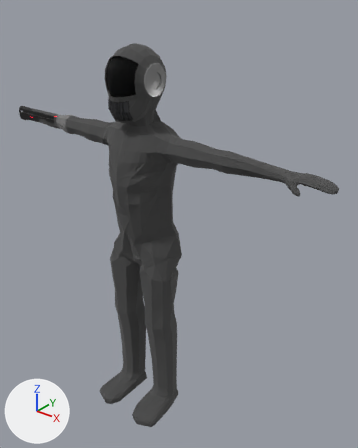
The Blender file Character/Character.blend, before and after one commit.
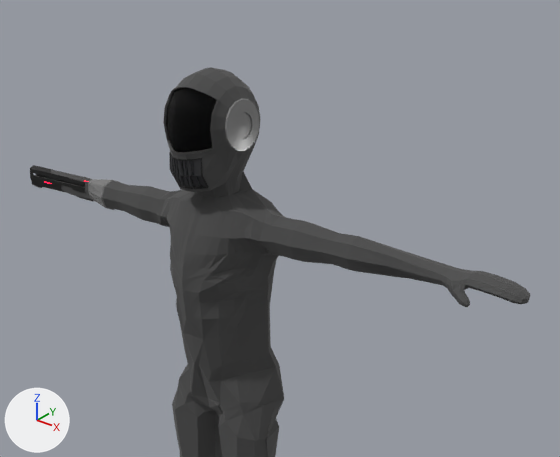
The first picture shows the older version from a 50 mm camera at (3.72, -3.93, 5.31) aimed at (0.35, 0.29, 2.7). The close-ups show both versions on the part from 0% to 100% of the width and 0% to 65% of the height of that picture; other places that the commit changed are outside them. The lights are fixed; the arrows at lower left show +X, +Y and +Z.

Objects in the first close-up: 'Character'.
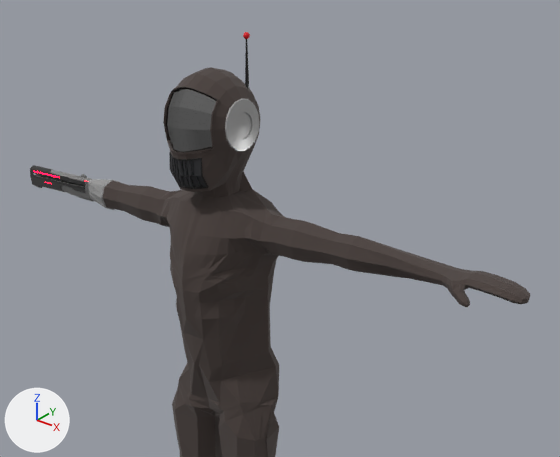
The newer file is also turned or shifted as a whole; pictures and numbers use the older file's frame.

Edits to the bpy script that builds the scene:
```text
Change mat_suit:
    mat_suit.base_color: (0.0704, 0.0704, 0.0704) -> (0.0701, 0.0523, 0.0469)  # dark grey #4b4b4b -> dark grey #4b413d
Change mat_visor:
    where n1 = _N.new('ShaderNodeBsdfGlass'); n1.name = 'Glass BSDF'
    n1.inputs[2].default_value: 1.45 -> 374.6  # 'IOR'
Change mat_metal:
    mat_metal.base_color: (0.259, 0.259, 0.259) -> (0.419, 0.419, 0.419)  # grey #8b8b8b -> grey #adadad
Change mat_gun_metal__2:
    add mat_gun_metal__2.sheen_weight = 0.2
Add mat_antenna:
    mat_antenna = principled_material('Antenna')
    mat_antenna.base_color = (0.0, 0.0, 0.0)  # black #000000
Add mat_antenna_ball:
    mat_antenna_ball = principled_material('Antenna Ball')
    mat_antenna_ball.base_color = (0.8, 0.0, 0.0106)  # red #e7001a
Add mat_gun_metal__1:
    mat_gun_metal__1 = principled_material('Gun Metal #1')
    mat_gun_metal__1.base_color = (0.27, 0.27, 0.27)  # grey #8e8e8e
    mat_gun_metal__1.metallic = 1.0
    mat_gun_metal__1.roughness = 0.604
    mat_gun_metal__1.sheen_weight = 0.2
Change me_sphere_001:
    used by ob_character; location = (0.0, 0.058, 2.375)
    remove me_sphere_001.from_pydata(...)  # 5552 vertices, 5256 faces, 13 loose edges; spans x -2.25..2.3, y -0.61..0.29, z -2.35..2.39
    add me_sphere_001.from_pydata(...)  # 6328 vertices, 6132 faces, 14 loose edges; spans x -2.25..2.3, y -0.61..0.29, z -2.35..2.6
    me_sphere_001 part 1: a new loose piece of 143 vertices spanning x 0.17..0.19, y 0.08..0.11, z 2.28..2.57, in mat_antenna (black #000000)
    me_sphere_001 part 2: 11 vertices moved from x -2.25..-1.44, y -0.05..0.04, z 1.28..1.42 to x -2.25..-1.44, y -0.04..0.04, z 1.28..1.42; 235 vertices removed from x -2.25..-1.44, y -0.05..0.03, z 1.24..1.43; 298 vertices added at x -2.25..-1.43, y -0.04..0.04, z 1.27..1.45
    me_sphere_001 part 3: 89 vertices added at x 0.15..0.21, y 0.04..0.15, z 2.22..2.31
    me_sphere_001 part 4: 10 vertices moved from x -0.47..0.46, y -0.19..0.14, z -0.52..0.03 to x -0.46..0.45, y -0.18..0.13, z -0.52..0.06; 6 vertices removed from x -0.15..0.15, y -0.25..-0.23, z -0.1..-0.05; 5 vertices added at x -0.15..0.15, y -0.29..-0.22, z -0.12..-0.05
    me_sphere_001 part 5: 547 faces spanning x -2.25..-1.44, y -0.04..0.04, z 1.24..1.43 switch from mat_suit (dark grey #4b4b4b) to mat_gun_metal__1 (grey #8e8e8e)
    add me_sphere_001.materials.append(mat_antenna)  # black #000000
    add me_sphere_001.materials.append(mat_antenna_ball)  # red #e7001a
```

Boxes (x1, y1, x2, y2) around the edits, measured in the close-ups (560 x 457 px; the box of a moved part takes in the faces that stretch with it):
'Character', recoloured, surface changed, reshaped: before (30, 67, 530, 457); after (30, 32, 530, 457)
part 1 of me_sphere_001, added: after (245, 39, 249, 84)
part 2 of me_sphere_001, moved or reshaped: before (37, 166, 93, 199); after (33, 171, 110, 199)
part 3 of me_sphere_001, added: after (229, 77, 253, 94)
part 4 of me_sphere_001, moved or reshaped: before (176, 364, 284, 440); after (176, 363, 279, 440)
part 5 of me_sphere_001, recoloured (black to grey): (35, 169, 93, 201) in both
